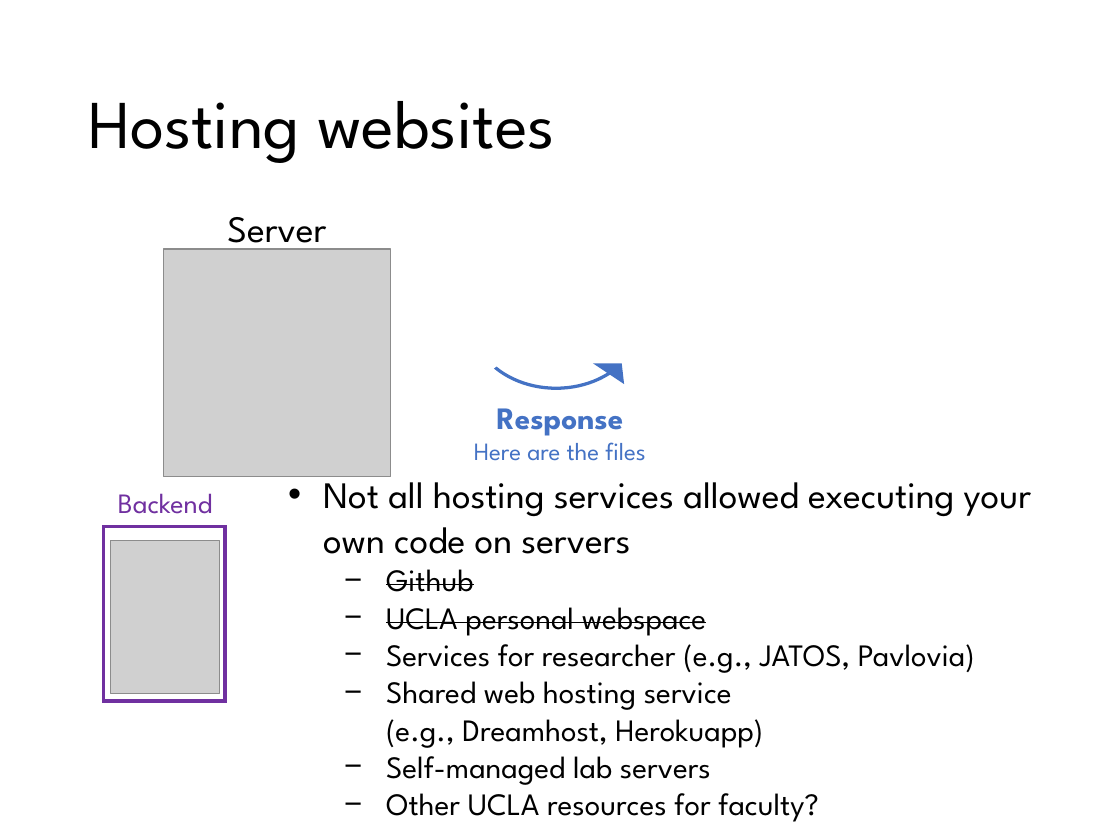
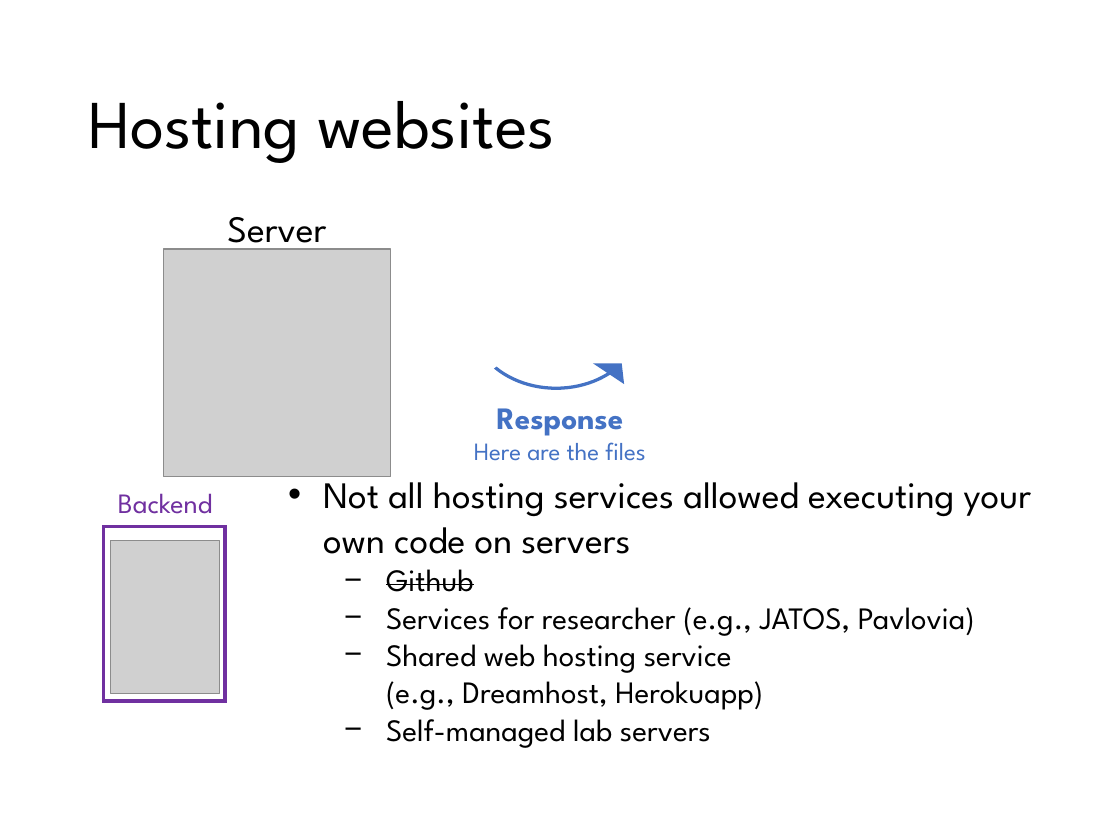
Before and after one commit to Yi-Chia-Chen/my-website, a slide deck: slide 94 of Files/Slides/Web Development_Yi-Chia Chen.pptx (slide 87 before the commit). Drawn at 1120x840 pixels with LibreOffice and Linux fonts; fonts in the diff are those of the drawing; grey boxes stand for pictures. Boxes give left, top, right and bottom in pixels: in the first picture for what was removed or moved away, otherwise in the second. Text is boxed around its words. In the diff, an @@ line names an element or a change of style, - is before the commit and + after.

```diff
--- a/Files/Slides/Web Development_Yi-Chia Chen.pptx
+++ b/Files/Slides/Web Development_Yi-Chia Chen.pptx
@@ text at bbox=[386, 607, 706, 636]: paragraph removed @@
-  − UCLA personal webspace
@@ text at bbox=[386, 784, 818, 822]: paragraph removed @@
-  − Other UCLA resources for faculty?
```
Also in this commit, not shown: 23 other slides changed, 19 slides added, 11 slides removed, 3 other files.
